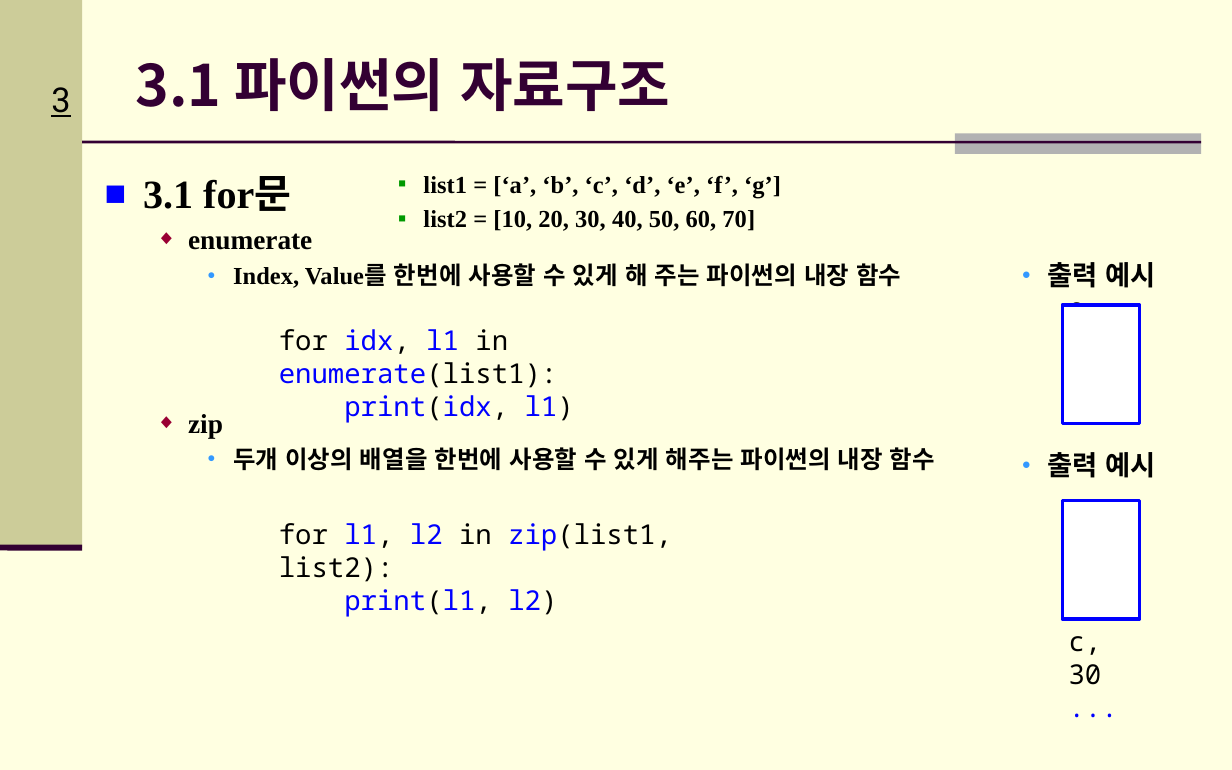
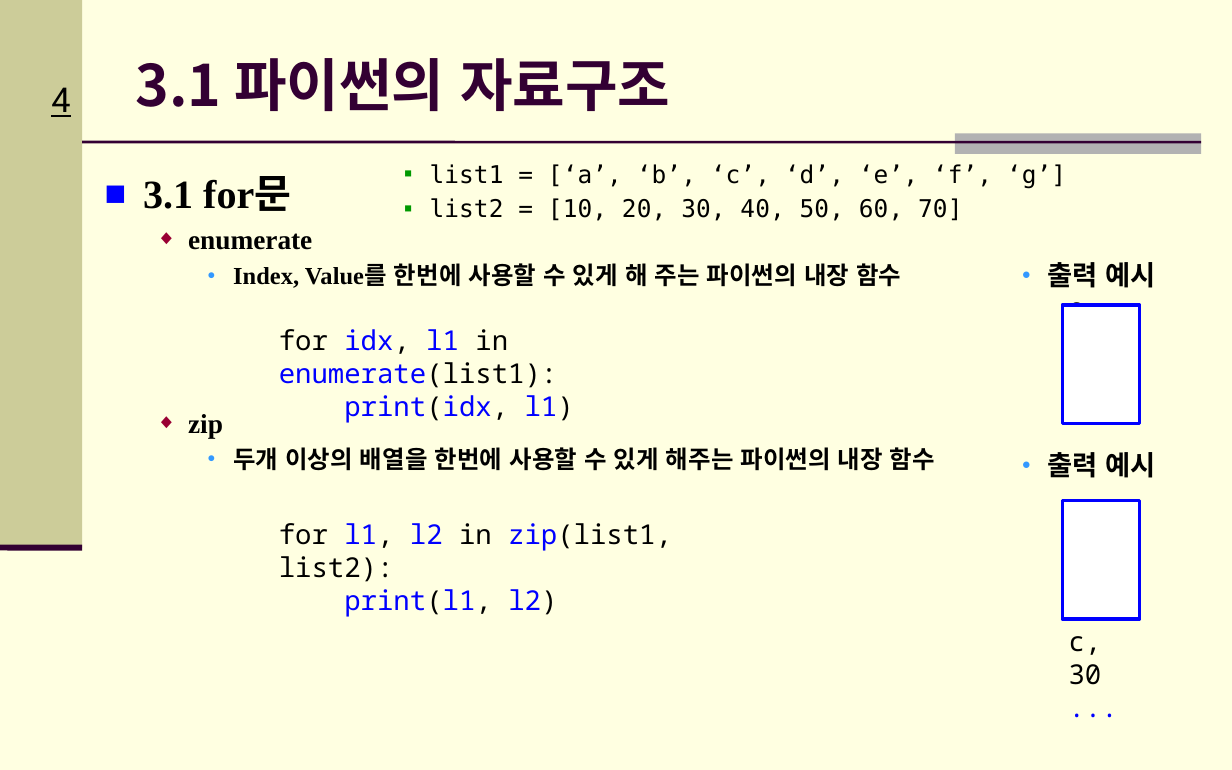
Before and after one commit to Hitbee-dev/OpenCV-Python, a slide deck: slide 4 of 2022-09-20/documents/CH_03_파이썬 기초_실습2.pptx (slide 3 before the commit). Drawn at 1232x770 pixels with LibreOffice and Linux fonts; fonts in the diff are those of the drawing; background and template pictures are left out. Boxes give left, top, right and bottom in pixels: in the first picture for what was removed or moved away, otherwise in the second. Text is boxed around its words. In the diff, an @@ line names an element or a change of style, - is before the commit and + after.

```diff
--- a/2022-09-20/documents/CH_03_파이썬 기초_실습2.pptx
+++ b/2022-09-20/documents/CH_03_파이썬 기초_실습2.pptx
@@ page number at box(51, 87, 70, 117): text changed @@
-3
+4
@@ text "list1 = [‘a’, ‘b’, ‘c’, ...": place and size @@
-text "list1 = [‘a’, ‘b’, ‘c’, ..." at box(423, 175, 781, 231)
+text "list1 = [‘a’, ‘b’, ‘c’, ..." at box(430, 164, 1066, 221)
@@ text "list1 = [‘a’, ‘b’, ‘c’, ..." at box(430, 164, 1066, 221): font Times New Roman to DejaVu Sans Mono, bold off @@
```
Also in this commit, not shown: 2 other slides changed, 3 slides added, 1 other file.
